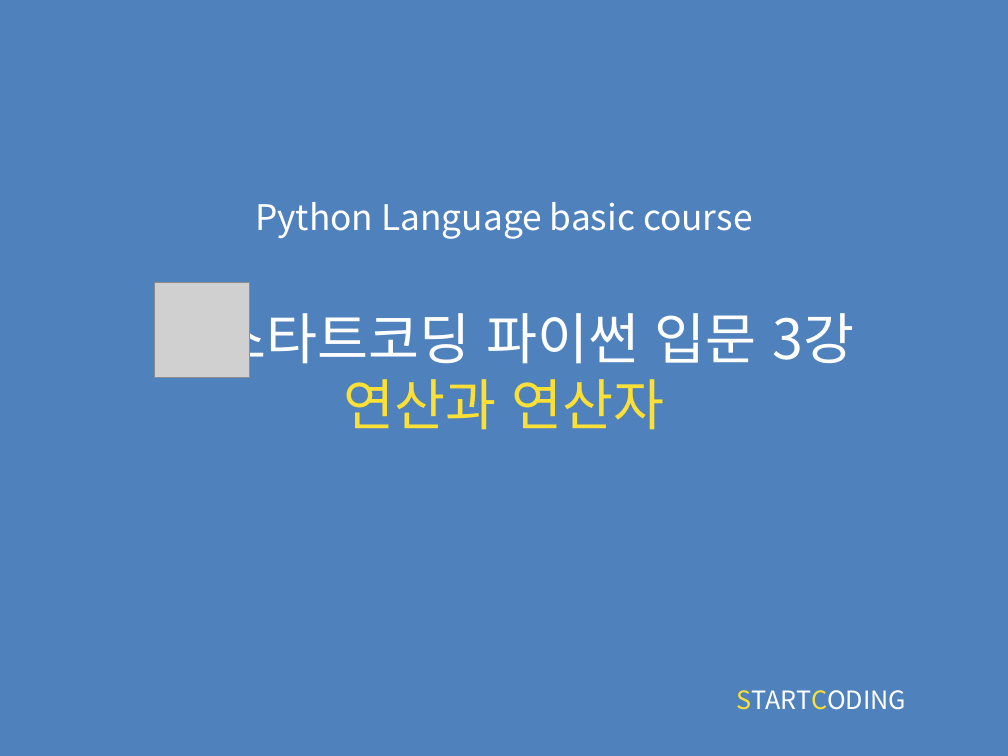
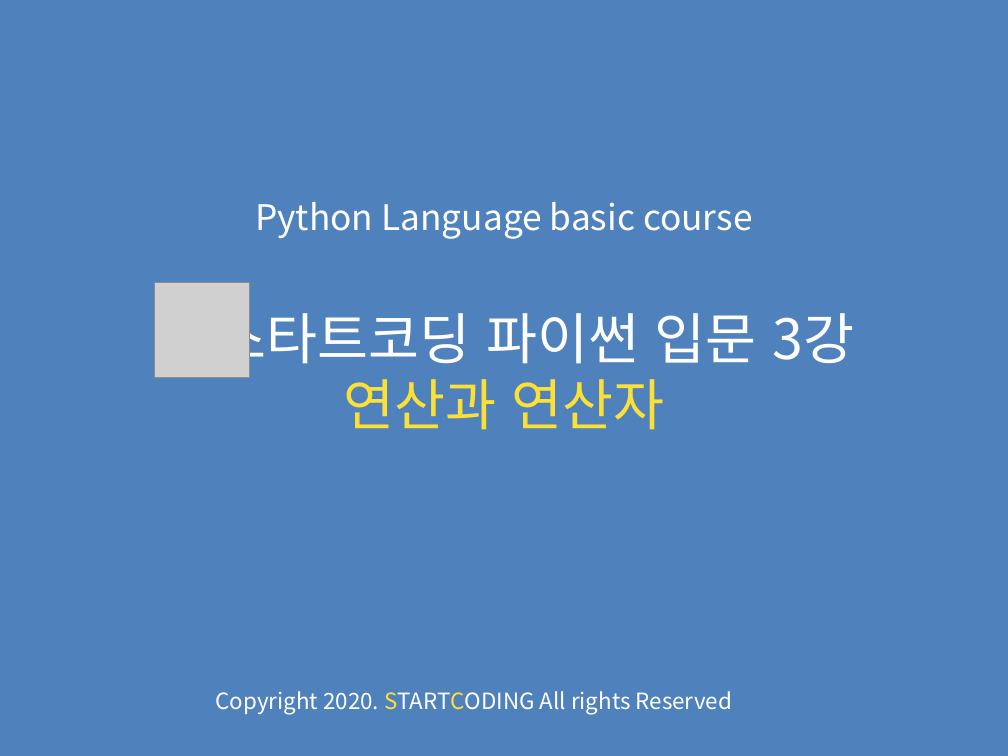
Before and after one commit to kwonkijun/python, a slide deck: slide 1 of 파이썬기초(PPT)/파이썬 기초 3강_연산과 연산자.pptx. Drawn at 1008x756 pixels with LibreOffice and Linux fonts; fonts in the diff are those of the drawing; grey boxes stand for pictures. Boxes give left, top, right and bottom in pixels: in the first picture for what was removed or moved away, otherwise in the second. Text is boxed around its words. In the diff, an @@ line names an element or a change of style, - is before the commit and + after.

```diff
--- a/파이썬기초(PPT)/파이썬 기초 3강_연산과 연산자.pptx
+++ b/파이썬기초(PPT)/파이썬 기초 3강_연산과 연산자.pptx
@@ text at (216,691,732,714): text changed; size 18 to 16 pt @@
-STARTCODING
+Copyright 2020. STARTCODING All rights Reserved
```
Also in this commit, not shown: 1 other slide changed, 14 slides added, 14 slides removed, 9 other files.
